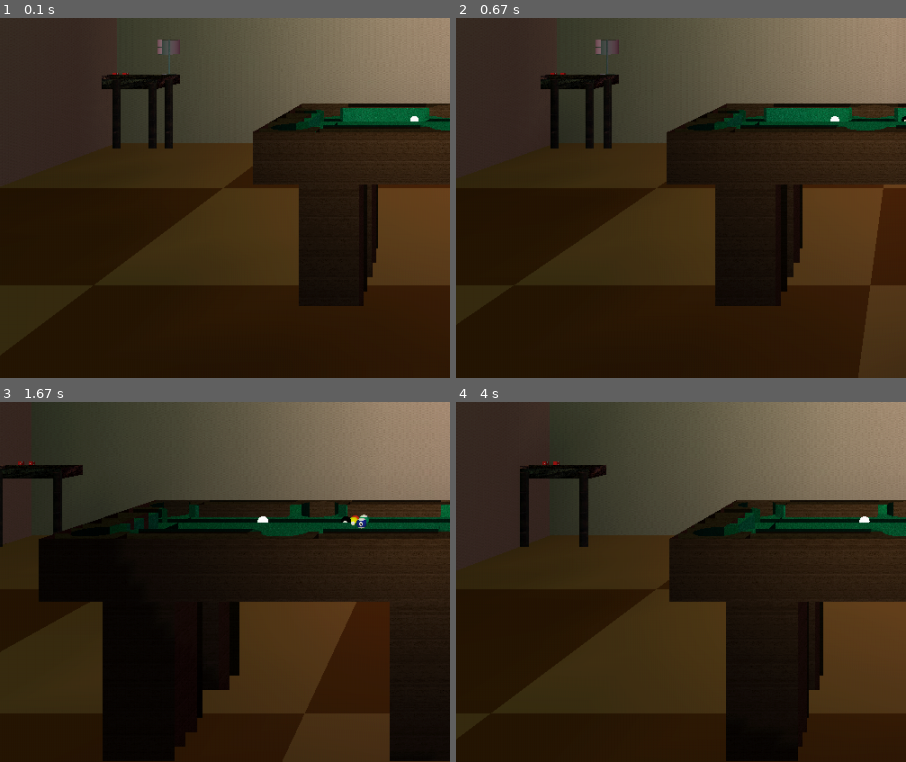
Above: before the commit, frames 1-4 (two rows, left to right).
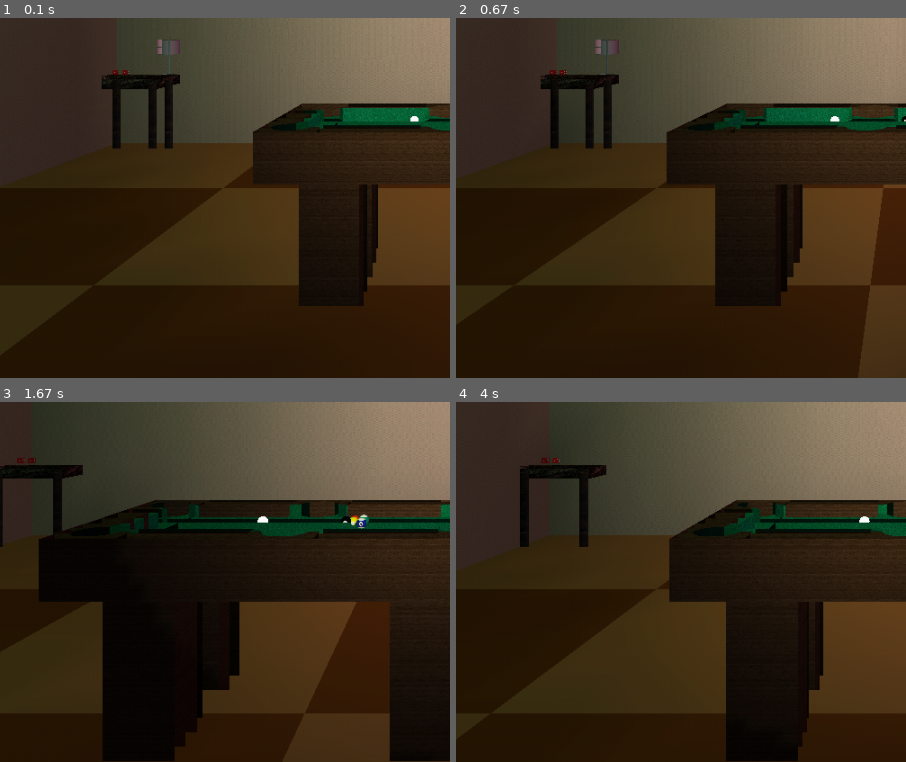
Above: after the commit, the same moments.

Repository: mikepmerritt/graphics-project-3
Game: pygame game, started from interactive_scene_pygame.py
Two runs of this game, one before a commit and one after it. Both use one fixed random seed, a clock stepped at 60 frames per second and the inputs below.
Inputs:
- Up to frame 1 (0.1 s): no input
- Up to frame 2 (0.67 s): hold D from 0.33 s (still down)
- Up to frame 3 (1.67 s): release D at 0.8 s; hold W 0.83-1.3 s; hold D from 1.33 s (still down)
- Up to frame 4 (4 s): release D at 1.8 s; hold A 1.83-2.37 s; hold S 2.4-2.87 s; hold A 2.9-3.37 s; hold W 3.4-3.87 s; hold D from 3.9 s (still down)
The pictures show only the part of the screen within x 0-50%, y 50-100%; the shares and areas given below are measured in that part.

The runs differ from the first frame. In frame 1, less than 0.1% of the frame differs, in the area x 24-29%, y 14-16%; in frame 2, less than 0.1%; in frame 3, less than 0.1%, in the area x 3-8%, y 15-18%; in frame 4, less than 0.1%.

Commit message:
improved lighting on dice

Diff:
--- a/interactive_scene_pygame.py
+++ b/interactive_scene_pygame.py
@@ -914,7 +914,7 @@
     draw_ceiling(0, 40, 0, 80, 80, 10, 10)
     draw_side_table(-35, 0, -34)
     draw_desk_lamp(-32, 8.5, -36)
-    draw_dice(-37, 8.72, -34)
+    draw_dice(-37, 9, -34)
     draw_hanging_spotlight(0, 40, 0)
     draw_pool_table(table_x, 4, table_z)
     draw_balls()
@@ -1141,87 +1141,63 @@
     glRotatef(rotations[1], 0, 1, 0)
     glRotatef(rotations[2], 0, 0, 1)
 
-    glMaterialfv(GL_FRONT, GL_AMBIENT, [1.0, 1.0, 1.0, 1.0])
-    glMaterialfv(GL_FRONT, GL_DIFFUSE, [1.0, 1.0, 1.0, 1.0])
-    glMaterialfv(GL_FRONT, GL_SPECULAR, [0.1, 0.1, 0.1, 1.0])
-    glMaterialf(GL_FRONT, GL_SHININESS, 0.0)
-
-    glEnable(GL_TEXTURE_2D)
-
-    def set_texture_params():
-        glTexEnvf(GL_TEXTURE_ENV, GL_TEXTURE_ENV_MODE, GL_MODULATE)
-        glHint(GL_PERSPECTIVE_CORRECTION_HINT, GL_NICEST)
-        glTexParameteri(GL_TEXTURE_2D, GL_TEXTURE_WRAP_S, GL_CLAMP_TO_EDGE)
-        glTexParameteri(GL_TEXTURE_2D, GL_TEXTURE_WRAP_T, GL_CLAMP_TO_EDGE)
-        glTexParameteri(GL_TEXTURE_2D, GL_TEXTURE_MAG_FILTER, GL_LINEAR)
-        glTexParameteri(GL_TEXTURE_2D, GL_TEXTURE_MIN_FILTER, GL_LINEAR)
-
     glBindTexture(GL_TEXTURE_2D, dice_texture_1)
-    set_texture_params()
-    glBegin(GL_QUADS)
-    glNormal3f(0, 0, 1)
-    glTexCoord2f(0.0, 0.0); glVertex3f(-size, -size, size)
-    glTexCoord2f(1.0, 0.0); glVertex3f(size, -size, size)
-    glTexCoord2f(1.0, 1.0); glVertex3f(size, size, size)
-    glTexCoord2f(0.0, 1.0); glVertex3f(-size, size, size)
-    glEnd()
-
-    glBindTexture(GL_TEXTURE_2D, dice_texture_6)
-    set_texture_params()
-    glBegin(GL_QUADS)
-    glNormal3f(0, 0, -1)
-    glTexCoord2f(0.0, 0.0); glVertex3f(-size, -size, -size)
-    glTexCoord2f(1.0, 0.0); glVertex3f(-size, size, -size)
-    glTexCoord2f(1.0, 1.0); glVertex3f(size, size, -size)
-    glTexCoord2f(0.0, 1.0); glVertex3f(size, -size, -size)
-    glEnd()
-
-    glBindTexture(GL_TEXTURE_2D, dice_texture_2)
-    set_texture_params()
-    glBegin(GL_QUADS)
-    glNormal3f(1, 0, 0)
-    glTexCoord2f(0.0, 0.0); glVertex3f(size, -size, -size)
-    glTexCoord2f(1.0, 0.0); glVertex3f(size, size, -size)
-    glTexCoord2f(1.0, 1.0); glVertex3f(size, size, size)
-    glTexCoord2f(0.0, 1.0); glVertex3f(size, -size, size)
-    glEnd()
-
-    glBindTexture(GL_TEXTURE_2D, dice_texture_5)
-    set_texture_params()
-    glBegin(GL_QUADS)
-    glNormal3f(-1, 0, 0)
-    glTexCoord2f(0.0, 0.0); glVertex3f(-size, -size, -size)
-    glTexCoord2f(1.0, 0.0); glVertex3f(-size, -size, size)
-    glTexCoord2f(1.0, 1.0); glVertex3f(-size, size, size)
-    glTexCoord2f(0.0, 1.0); glVertex3f(-size, size, -size)
-    glEnd()
-
-    glBindTexture(GL_TEXTURE_2D, dice_texture_3)
-    set_texture_params()
-    glBegin(GL_QUADS)
-    glNormal3f(0, 1, 0)
-    glTexCoord2f(0.0, 0.0); glVertex3f(-size, size, -size)
-    glTexCoord2f(1.0, 0.0); glVertex3f(-size, size, size)
-    glTexCoord2f(1.0, 1.0); glVertex3f(size, size, size)
-    glTexCoord2f(0.0, 1.0); glVertex3f(size, size, -size)
-    glEnd()
-
-    glBindTexture(GL_TEXTURE_2D, dice_texture_4)
-    set_texture_params()
-    glBegin(GL_QUADS)
-    glNormal3f(0, -1, 0)
-    glTexCoord2f(0.0, 0.0); glVertex3f(-size, -size, -size)
-    glTexCoord2f(1.0, 0.0); glVertex3f(size, -size, -size)
-    glTexCoord2f(1.0, 1.0); glVertex3f(size, -size, size)
-    glTexCoord2f(0.0, 1.0); glVertex3f(-size, -size, size)
-    glEnd()
-
-    glDisable(GL_TEXTURE_2D)
+
+    glTexEnvf(GL_TEXTURE_ENV, GL_TEXTURE_ENV_MODE, GL_MODULATE)
+    glHint(GL_PERSPECTIVE_CORRECTION_HINT, GL_NICEST)
+    glTexParameteri(GL_TEXTURE_2D, GL_TEXTURE_WRAP_S, GL_CLAMP_TO_EDGE)
+    glTexParameteri(GL_TEXTURE_2D, GL_TEXTURE_WRAP_T, GL_CLAMP_TO_EDGE)
+    glTexParameteri(GL_TEXTURE_2D, GL_TEXTURE_MAG_FILTER, GL_LINEAR)
+    glTexParameteri(GL_TEXTURE_2D, GL_TEXTURE_MIN_FILTER, GL_LINEAR)
+
+    set_dice_material(GL_FRONT)
+
+    # Draw side 1 (+z)
+    glPushMatrix()
+    glTranslate(-size/2, -size/2, size/2)
+    draw_textured_plane(size, size, 5, 5, dice_texture_1)
+    glPopMatrix()
+
+    # Draw side 2 (-z)
+    glPushMatrix()
+    glTranslate(size/2, -size/2, -size/2)
+    glRotated(180, 0, 1, 0)
+    draw_textured_plane(size, size, 5, 5, dice_texture_6)
+    glPopMatrix()
+
+    # Draw side 3 (-x)
+    glPushMatrix()
+    glTranslate(-size/2, -size/2, -size/2)
+    glRotatef(-90, 0, 1, 0)
+    draw_textured_plane(size, size, 5, 5, dice_texture_5)
+    glPopMatrix()
+
+    # Draw side 4 (+x)
+    glPushMatrix()
+    glTranslatef(size/2, -size/2, size/2)
+    glRotatef(90, 0, 1, 0)
+    draw_textured_plane(size, size, 5, 5, dice_texture_2)
+    glPopMatrix()
+
+    # Draw side 5 (-y)
+    glPushMatrix()
+    glTranslatef(-size/2, -size/2, -size/2)
+    glRotatef(90, 1, 0, 0)
+    draw_textured_plane(size, size, 5, 5, dice_texture_4)
+    glPopMatrix()
+
+    # Draw side 6 (+y)
+    glPushMatrix()
+    glTranslatef(-size/2, size/2, size/2)
+    glRotatef(-90, 1, 0, 0)
+    draw_textured_plane(size, size, 5, 5, dice_texture_3)
+    glPopMatrix()
+
     glPopMatrix()
 
 def draw_dice(x, y, z):
-    draw_single_dice(x, y, z, 0.2, dice_rotation)
-    draw_single_dice(x + 1.2, y, z + 0.2, 0.2, dice_rotation2)
+    draw_single_dice(x, y, z, 0.5, dice_rotation)
+    draw_single_dice(x + 1.2, y, z + 0.2, 0.5, dice_rotation2)
 
 def draw_pool_table(x, y, z):
     # corners (3 x 2 x 3) # floor should be at midpoint level, hole extends down
@@ -2183,6 +2159,12 @@
     glMaterialfv(face, GL_SPECULAR, [0.1, 0.1, 0.1, 1.0])
     glMaterialf(face, GL_SHININESS, 10.0)
 
+def set_dice_material(face):
+    glMaterialfv(face, GL_AMBIENT, [0.5, 0.5, 0.5, 1.0])
+    glMaterialfv(face, GL_DIFFUSE, [0.8, 0.8, 0.8, 1.0])
+    glMaterialfv(face, GL_SPECULAR, [0.1, 0.1, 0.1, 1.0])
+    glMaterialf(face, GL_SHININESS, 0.0)
+
 #=======================================
 # Direct OpenGL Matrix Operation Examples
 #=======================================
